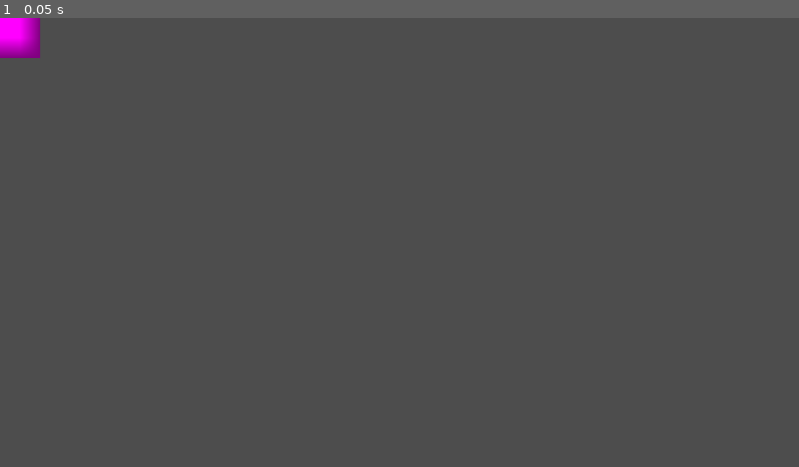
Above: before the commit, frame 1.
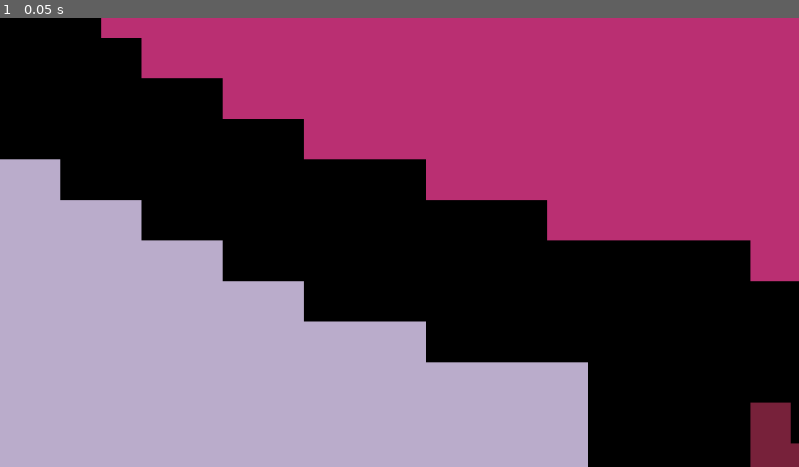
Above: after the commit, the same moment.

Repository: TheWizier/AttachGame
Game: Godot game, scene res://Scenes/player.tscn
Same seed, same stepped clock (60 frames per second), same inputs: the game is played once before the commit and once after it. The project has no main scene, so this scene is started directly.
Inputs:
- Up to frame 1 (0.05 s): no input

The runs differ from the first frame. In frame 1, 100% of the frame differs, in the area x 0-100%, y 0-100%.
Error before the commit: Parse Error: Identifier "AttackState" not declared in the current scope. (res://Scripts/player_controller.gd:9)

Commit message:
some extra state machine testing

Diff:
--- a/Scenes/player.tscn
+++ b/Scenes/player.tscn
@@ -1,8 +1,7 @@
 [gd_scene load_steps=3 format=3 uid="uid://b78x13sh3dy2v"]
 
 [ext_resource type="Script" uid="uid://pjg8ihmv4lhm" path="res://Scripts/player_controller.gd" id="1_v0iea"]
-
-[sub_resource type="PlaceholderTexture2D" id="PlaceholderTexture2D_onrkg"]
+[ext_resource type="Texture2D" uid="uid://cd0e8sooq0g63" path="res://Sprites/MrAttach.png" id="2_cvnsp"]
 
 [node name="Player" type="Node2D"]
 script = ExtResource("1_v0iea")
@@ -10,4 +9,4 @@
 [node name="Sprite2D" type="Sprite2D" parent="."]
 position = Vector2(28.75, 28.75)
 scale = Vector2(58.5, 58.5)
-texture = SubResource("PlaceholderTexture2D_onrkg")
+texture = ExtResource("2_cvnsp")
--- a/Scripts/general/state_machine_stuff/normal_state.gd
+++ /dev/null
@@ -1,9 +0,0 @@
-extends State
-class_name NormalState
-
-func enter():
-	pass
-func exit():
-	pass
-func update(delta):
-	pass
--- a/Scripts/general/state_machine_stuff/state.gd
+++ b/Scripts/general/state_machine_stuff/state.gd
@@ -6,5 +6,5 @@
 	pass
 func exit():
 	pass
-func update(delta):
+func update(delta, parent_machine):
 	pass
--- a/Scripts/general/state_machine_stuff/state_machine.gd
+++ b/Scripts/general/state_machine_stuff/state_machine.gd
@@ -1,7 +1,7 @@
 extends Node
 class_name StateMachine
 
-var state: State
+var active_state: State
 var previous_state: State
 
 var states: Array[State] = []
@@ -14,14 +14,14 @@
 	if p_states.is_empty():
 		push_error("states can not be empty")
 	states = p_states
-	state = states[0]
+	active_state = states[0]
 
 func run_state_update(delta: float):
-	state.update(delta)
+	active_state.update(delta, self)
 
 func set_state(new_state: State):
-	previous_state=state
-	state=new_state
+	previous_state=active_state
+	active_state=new_state
 
 	previous_state.exit()
 	new_state.enter()
--- a/Scripts/player_controller.gd
+++ b/Scripts/player_controller.gd
@@ -15,3 +15,28 @@
 
 func _process(delta: float) -> void:
 	pass
+
+# State definitions #
+
+class NormalState extends State:
+	#var states: Array[State] = [
+		## States that run independently of the parent state machine
+	#]
+	#var arms_state_machine = StateMachine.new(states)
+	func enter():
+		pass
+	func exit():
+		pass
+	func update(delta, parent):
+
+		pass
+
+
+class AttackState extends State:
+	func update(delta, parent_machine):
+		pass
+
+
+# TODO Next is input handling
+# I want a short buffer so that certain inputs gets queued if I want
+#
--- a/project.godot
+++ b/project.godot
@@ -12,7 +12,7 @@
 
 config/name="2DAttatch"
 config/features=PackedStringArray("4.4", "GL Compatibility")
-config/icon="res://icon.svg"
+config/icon="res://Sprites/icon.svg"
 
 [input]
 
@@ -59,5 +59,6 @@
 
 [rendering]
 
+textures/canvas_textures/default_texture_filter=0
 renderer/rendering_method="gl_compatibility"
 renderer/rendering_method.mobile="gl_compatibility"
Not shown, removed: Scripts/general/state_machine_stuff/normal_state.gd.uid
Binary file added: Sprites/MrAttach.png
Not shown, added: Sprites/MrAttach.png.import
Renamed: icon.svg -> Sprites/icon.svg
Not shown, changed: Sprites/icon.svg.import
